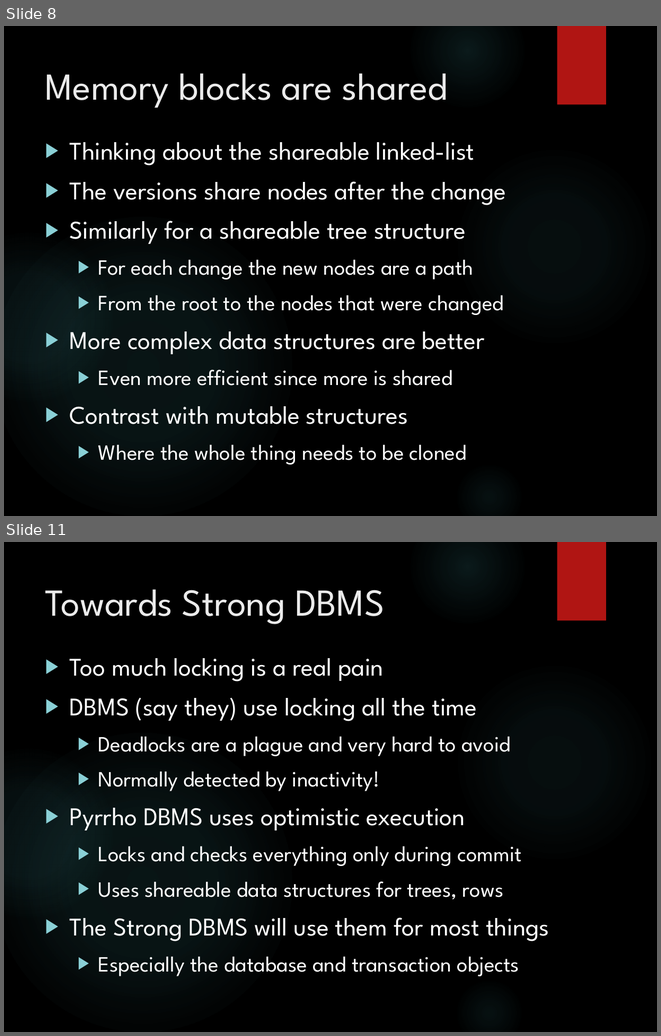
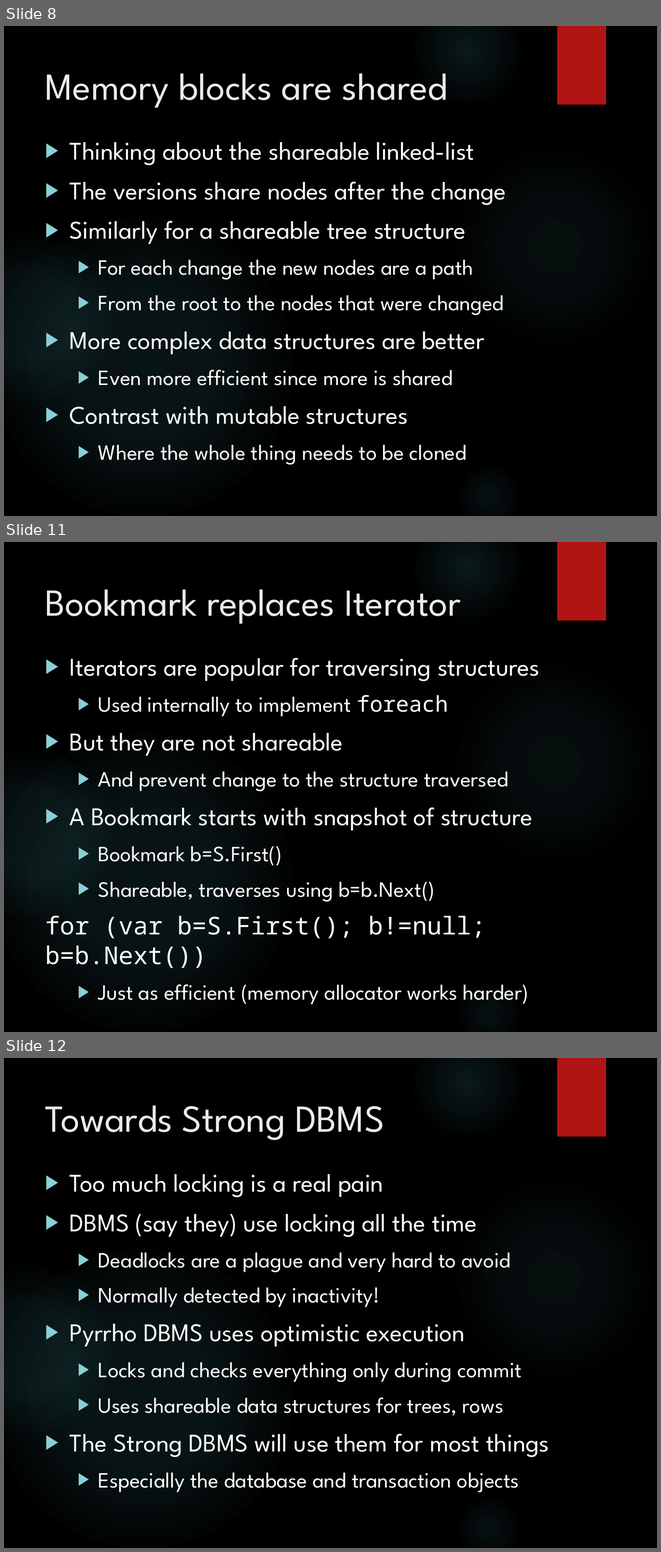
Before and after one commit to MalcolmCrowe/ShareableDataStructures, a slide deck: Shareable Data Structures.pptx. Shown one above the other, each under a label of ours: slides 8 and 11 before the commit, slides 8, 11 and 12 after it; the slides between them are not shown. The pictures are 661x1036 and 661x1552 pixels, drawn with LibreOffice and Linux fonts; fonts in the diff are those of the drawing; background and template pictures are left out. Boxes give left, top, right and bottom in pixels: in the first picture for what was removed or moved away, otherwise in the second. Text is boxed around its words. In the diff, an @@ line names an element or a change of style, - is before the commit and + after.

```diff
--- a/Shareable Data Structures.pptx
+++ b/Shareable Data Structures.pptx
@@ slide 11 added at (4, 542, 657, 1032), background picture (left out); not listed: 6 template elements that a slide beside it also shows @@
@@ title added at (45, 589, 461, 624), 42 pt, text #EBEBEB @@
+Bookmark replaces Iterator
@@ text added at (45, 658, 540, 1004), 24 pt, text #FFFFFF @@
+▶ Iterators are popular for traversing structures
+  ▶ Used internally to implement foreach
+▶ But they are not shareable
+  ▶ And prevent change to the structure traversed
+▶ A Bookmark starts with snapshot of structure
+  ▶ Bookmark b=S.First()
+  ▶ Shareable, traverses using b=b.Next()
+for (var b=S.First(); b!=null; b=b.Next())
+  ▶ Just as efficient (memory allocator works harder)
@@ what was slide 11 is now slide 12 @@
```
Also in this commit, not shown: 3 slides changed, 8 other files.
